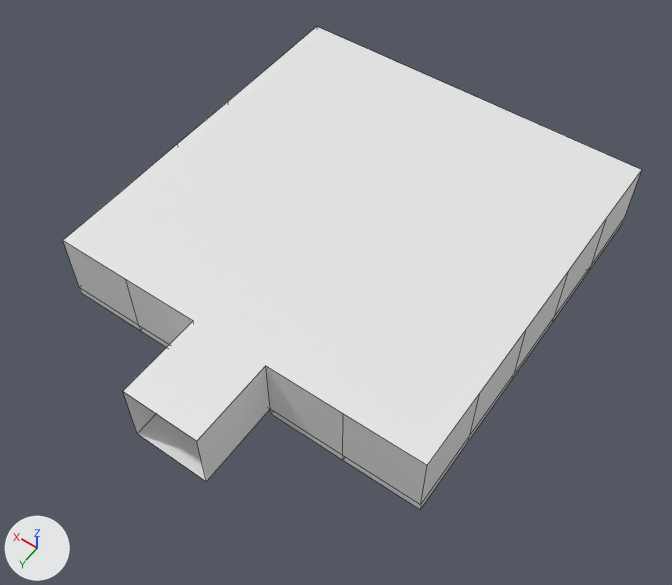
Renders of the Blender file packages/client/src/models/lobby-room.blend from each side of a commit.
Both versions are drawn from a 50 mm lens placed at (-38.7, 26.3, 82.4), pointed at (-1.8, -25.4, 1.2). The axes (+X, +Y, +Z) are drawn at lower left. The lights are the same throughout. The older version comes first. Mesh edges are drawn as thin lines.

Names of what the first picture shows: 'Room'.
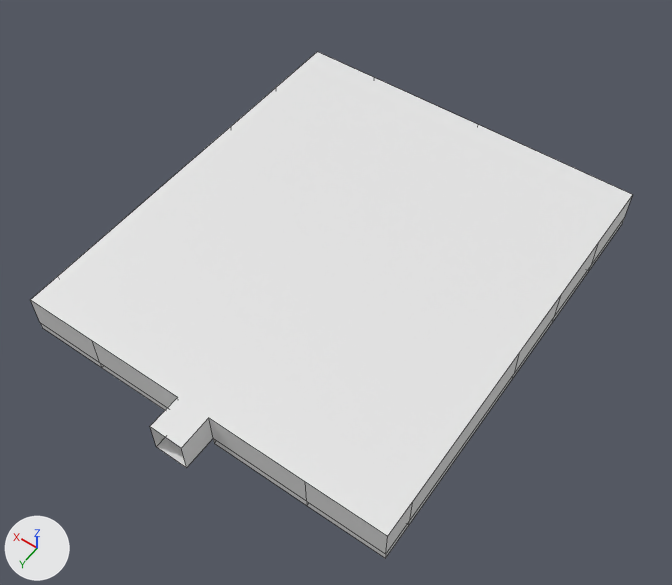
What differs and where, as boxes [x1, y1, x2, y2] in the pictures (672 x 585 px):
'Room', reshaped: before [63, 27, 641, 509]; after [31, 52, 633, 558]

What the commit changed:
me_plane is used by ob_room; location (0.0, -60.0, 0.0).
me_plane had 80 vertices, 69 faces and spanned x -22.7..22.7, y 4.5..60.0, z -1.0..8.0.
me_plane now has 80 vertices, 69 faces and spans x -22.7..22.7, y 4.5..60.0, z -1.0..4.0.
me_plane part 1: 54 of 80 vertices moved; they spanned x -22.7..22.7, y 4.5..60.0, z -1.0..8.0 and now span x -22.7..22.7, y 4.5..60.0, z -1.0..4.0; mean shift (0.0, 4.1, -1.6); largest move (-22.7, 40.9, 8.0) -> (-22.7, 52.0, 4.0).
